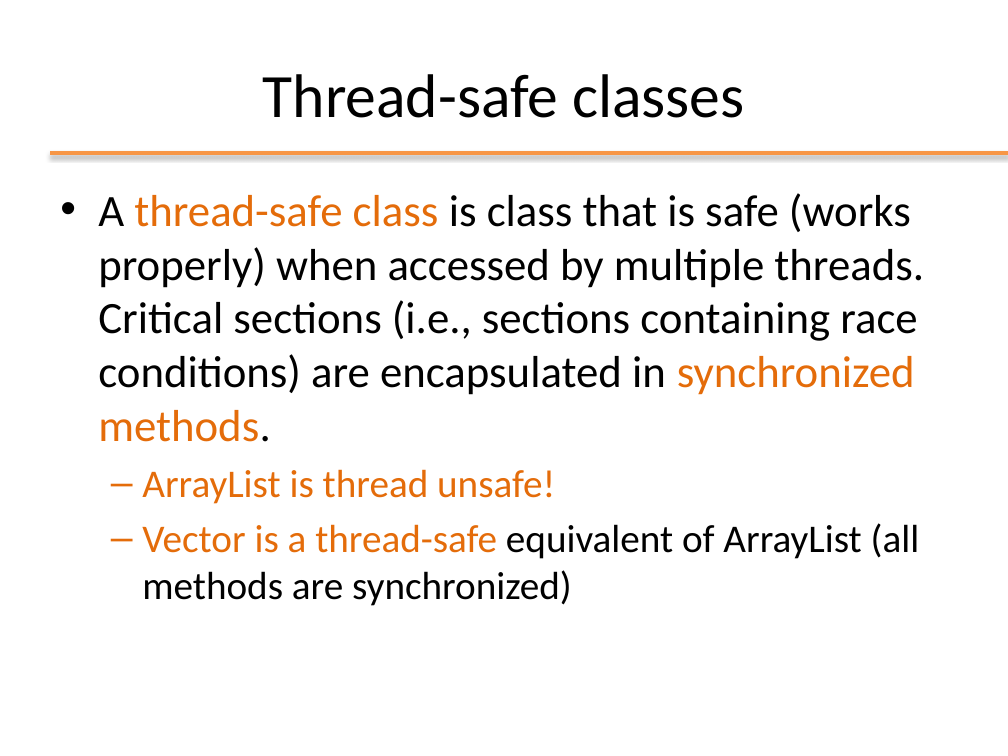
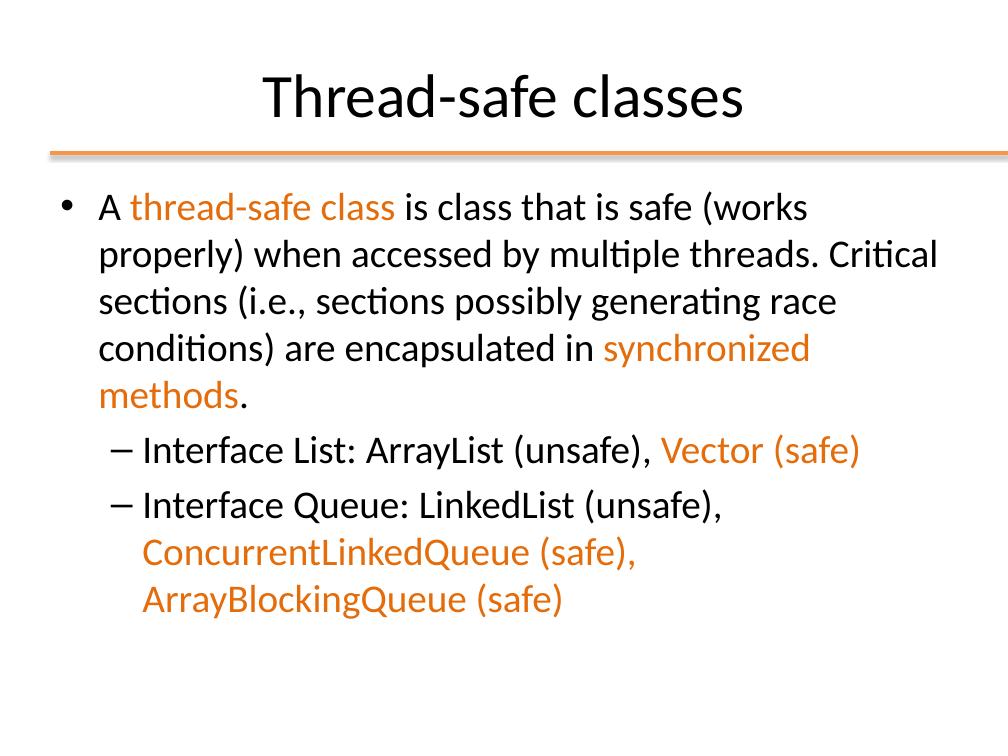
Before and after one commit to Andrea99-beep/ooprogramming, a slide deck: slide 15 of slides/ppt/12_Threads_Syncronization.pptx. Drawn at 1008x756 pixels with LibreOffice and Linux fonts; fonts in the diff are those of the drawing; background and template pictures are left out. Boxes give left, top, right and bottom in pixels: in the first picture for what was removed or moved away, otherwise in the second. Text is boxed around its words. In the diff, an @@ line names an element or a change of style, - is before the commit and + after.

```diff
--- a/slides/ppt/12_Threads_Syncronization.pptx
+++ b/slides/ppt/12_Threads_Syncronization.pptx
@@ text at box(98, 191, 938, 619): text changed; size 32 to 28 pt @@
-• A thread-safe class is class that is safe (works properly) when accessed by multiple threads. Critical sections (i.e., sections containing race conditions) are encapsulated in synchronized methods.
-  – ArrayList is thread unsafe!
-  – Vector is a thread-safe equivalent of ArrayList (all methods are synchronized)
+• A thread-safe class is class that is safe (works properly) when accessed by multiple threads. Critical sections (i.e., sections possibly generating race conditions) are encapsulated in synchronized methods.
+  – Interface List: ArrayList (unsafe), Vector (safe)
+  – Interface Queue: LinkedList (unsafe), ConcurrentLinkedQueue (safe), ArrayBlockingQueue (safe)
```
Also in this commit, not shown: 16 other slides changed, 2 slides added, 2 slides removed, 13 other files.
